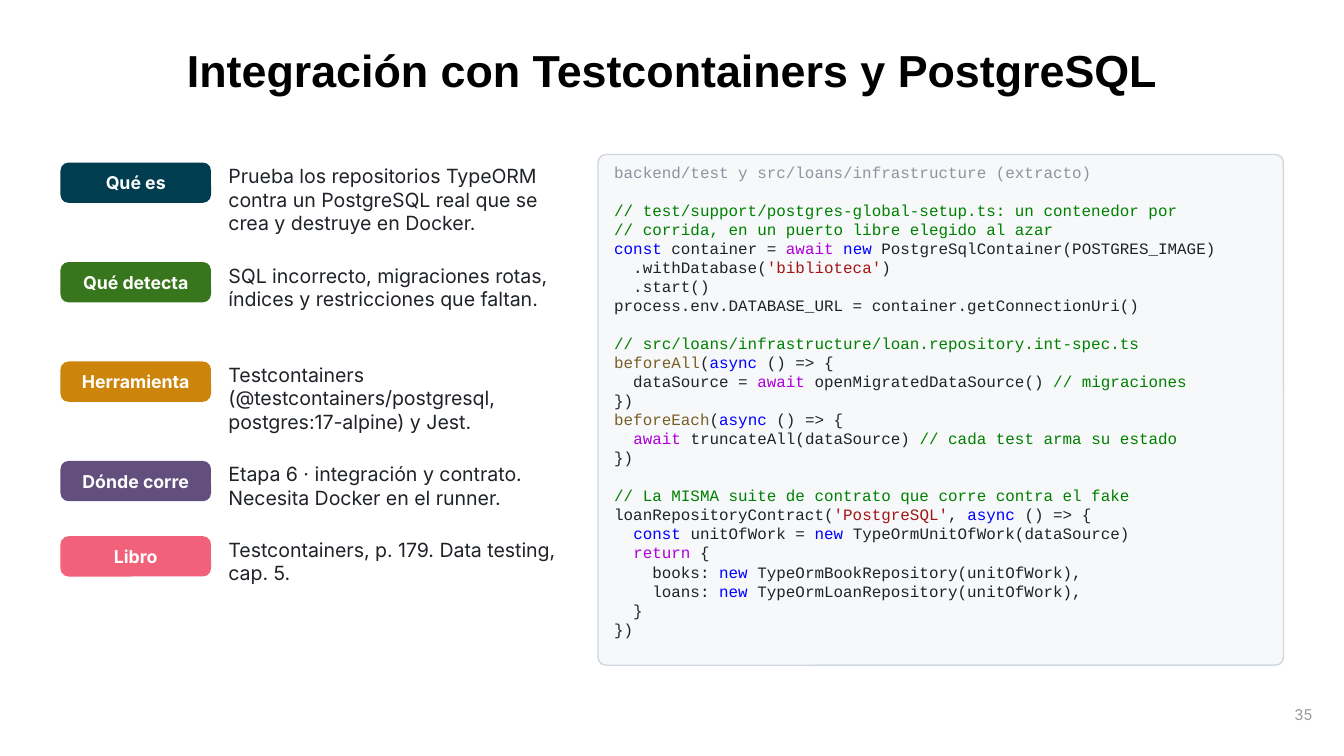
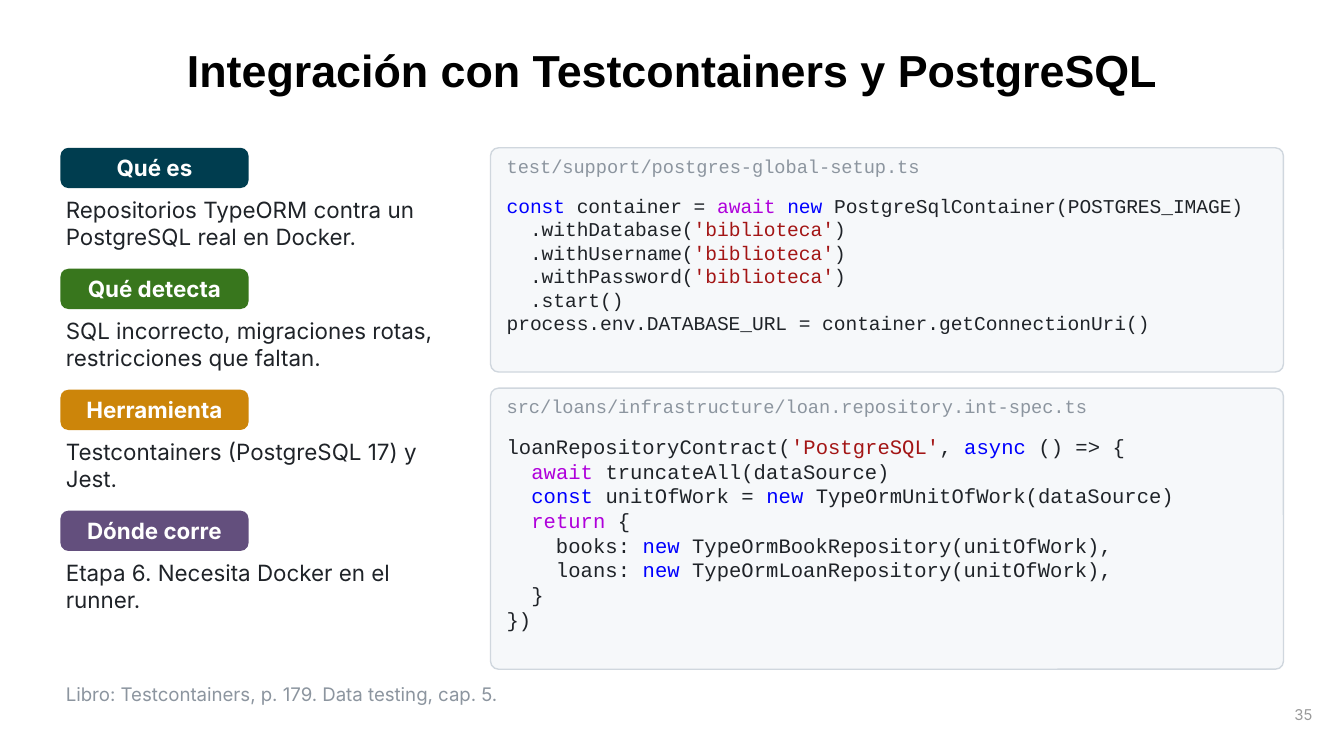
Before and after one commit to UC-IIC-3143-Software-Development/full_stack_testing, a slide deck: slide 35 of docs/presentacion/Full-Stack-Testing-IA-DevSecOps.pptx. Drawn at 1344x756 pixels with LibreOffice and Linux fonts; fonts in the diff are those of the drawing. Boxes give left, top, right and bottom in pixels: in the first picture for what was removed or moved away, otherwise in the second. Text is boxed around its words. In the diff, an @@ line names an element or a change of style, - is before the commit and + after.

```diff
--- a/docs/presentacion/Full-Stack-Testing-IA-DevSecOps.pptx
+++ b/docs/presentacion/Full-Stack-Testing-IA-DevSecOps.pptx
@@ rounded rectangle "Qué es": place and size @@
-rounded rectangle "Qué es" at [60,163,211,203]
+rounded rectangle "Qué es" at [60,148,249,188]
@@ rounded rectangle added at [491,148,1284,372], fill #F6F8FA, outline #D0D7DE 0.75 pt @@
@@ text added at [507,160,920,177], 10 pt, text #8C959F @@
+test/support/postgres-global-setup.ts
@@ text removed at [614,166,1091,181] @@
-backend/test y src/loans/infrastructure (extracto)
@@ text at [66,201,414,250]: text changed; size 10.5 to 12 pt @@
-Prueba los repositorios TypeORM contra un PostgreSQL real que se crea y destruye en Docker.
+Repositorios TypeORM contra un PostgreSQL real en Docker.
@@ text added at [507,199,1243,334], 10.5 pt, text #1F2328 @@
+const container = await new PostgreSqlContainer(POSTGRES_IMAGE)
+.withDatabase('biblioteca')
+.withUsername('biblioteca')
+.withPassword('biblioteca')
+.start()
+process.env.DATABASE_URL = container.getConnectionUri()
@@ rounded rectangle "Qué detecta": place and size @@
-rounded rectangle "Qué detecta" at [60,262,211,302]
+rounded rectangle "Qué detecta" at [60,269,249,309]
@@ text at [66,322,432,371]: text changed; size 10.5 to 12 pt @@
-SQL incorrecto, migraciones rotas, índices y restricciones que faltan.
+SQL incorrecto, migraciones rotas, restricciones que faltan.
@@ rounded rectangle: place and size @@
-rounded rectangle at [598,155,1284,665]
+rounded rectangle at [491,388,1284,669]
@@ rounded rectangle at [491,388,1284,669]: proportions changed @@
@@ rounded rectangle "Herramienta": place and size @@
-rounded rectangle "Herramienta" at [60,362,211,402]
+rounded rectangle "Herramienta" at [60,390,249,430]
@@ text at [507,400,1087,417]: text changed; size 8.5 to 10 pt; text colour #1F2328 to #8C959F @@
-// test/support/postgres-global-setup.ts: un contenedor por
-// corrida, en un puerto libre elegido al azar
-const container = await new PostgreSqlContainer(POSTGRES_IMAGE)
-.withDatabase('biblioteca')
-.start()
-process.env.DATABASE_URL = container.getConnectionUri()
-// src/loans/infrastructure/loan.repository.int-spec.ts
-beforeAll(async () => {
-dataSource = await openMigratedDataSource() // migraciones
-})
-beforeEach(async () => {
-await truncateAll(dataSource) // cada test arma su estado
-})
-// La MISMA suite de contrato que corre contra el fake
-loanRepositoryContract('PostgreSQL', async () => {
-const unitOfWork = new TypeOrmUnitOfWork(dataSource)
-return {
-books: new TypeOrmBookRepository(unitOfWork),
-loans: new TypeOrmLoanRepository(unitOfWork),
-}
-})
+src/loans/infrastructure/loan.repository.int-spec.ts
@@ text at [66,441,417,488]: text changed; size 10.5 to 12 pt @@
-Testcontainers (@testcontainers/postgresql, postgres:17-alpine) y Jest.
+Testcontainers (PostgreSQL 17) y Jest.
@@ text added at [507,439,1174,582], 11 pt, text #1F2328 @@
+loanRepositoryContract('PostgreSQL', async () => {
+await truncateAll(dataSource)
+const unitOfWork = new TypeOrmUnitOfWork(dataSource)
+return {
+books: new TypeOrmBookRepository(unitOfWork),
+loans: new TypeOrmLoanRepository(unitOfWork),
+}
+})
@@ size 9.5 to 12 pt in 4 elements at [60,269,249,309], [60,148,249,188], [60,390,249,430], [60,511,249,551] @@
@@ rounded rectangle "Dónde corre": place and size @@
-rounded rectangle "Dónde corre" at [60,461,211,501]
+rounded rectangle "Dónde corre" at [60,511,249,551]
@@ rounded rectangle removed at [60,536,211,577] @@
-Libro
@@ text at [66,564,389,609]: text changed; size 10.5 to 12 pt @@
-Etapa 6 · integración y contrato. Necesita Docker en el runner.
+Etapa 6. Necesita Docker en el runner.
@@ text at [66,687,497,705]: text changed; size 10.5 to 10 pt; text colour #1F2328 to #8C959F @@
-Testcontainers, p. 179. Data testing, cap. 5.
+Libro: Testcontainers, p. 179. Data testing, cap. 5.
```
Also in this commit, not shown: 53 other slides changed, 11 slides added, 8 slides removed, 3 other files.
